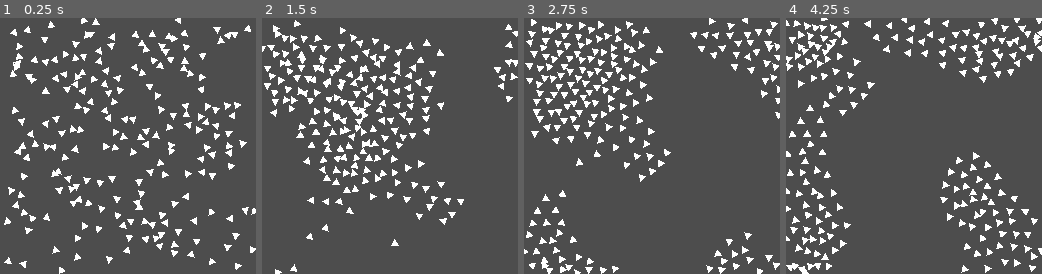
Above: before the commit, frames 1-4 (left to right).
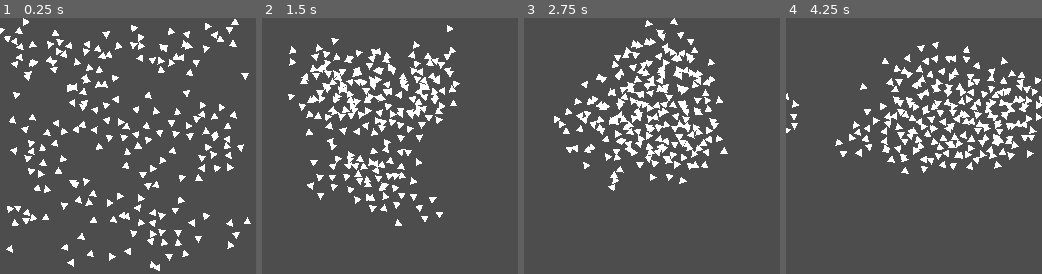
Above: after the commit, the same moments.

Repository: 5310/learning-godot-boids
Game: Godot game, scene res://root.tscn
Two runs of this game, one before a commit and one after it. Both use one fixed random seed, a clock stepped at 60 frames per second and the inputs below.
Inputs:
- Up to frame 1 (0.25 s): no input
- Up to frame 2 (1.5 s): no input
- Up to frame 3 (2.75 s): no input
- Up to frame 4 (4.25 s): no input

The runs differ from the first frame. In frame 1, 13% of the frame differs, in the area x 0-100%, y 0-100%; in frame 2, 14%; in frame 3, 15%; in frame 4, 16%.

Commit message:
Simplified

Diff:
--- a/boid.gd
+++ b/boid.gd
@@ -3,45 +3,42 @@
 
 @onready var screen_rect = get_viewport_rect()
 
-@export_range(0, 100) var speed: float = 1.0
-@export_range(0, 200) var range: int:
+var timescale = 60
+var patience: float = 1.0
+var speed: float = 1.0
+var range: int:
 	get:
 		return $CollisionShape2D.shape.radius
 	set(value):
 		$CollisionShape2D.shape.radius
-@export_range(0, 100) var radius: float = 20
-@export_range(0, 1) var separation: float = 0.01
-@export_range(0, 1) var alignment: float = 0.05
-@export_range(0, 1) var cohesion: float = 0.005
-
-var bearing: Vector2 = Vector2(0, 1)
+var radius: float = 20
+var separation: float = 0.01
+var alignment: float = 0.01
+var cohesion: float = 0.01
 
 
 func _ready() -> void:
 	range = 100
 	position = Vector2(randf() * screen_rect.size.x, randf() * screen_rect.size.y)
-	bearing = Vector2(0, 1).rotated(randf() * TAU)
-	rotation = bearing.angle()
-	pass
+	rotation = randf() * TAU
 
 
-func _physics_process(delta: float) -> void:
+func _process(delta: float) -> void:
 
 	var neighbors = get_overlapping_areas()
 	var cohesion_target = neighbors.reduce(func (sum, neighbor): return sum + neighbor.position, Vector2(0, 0))/(neighbors.size() if neighbors else 1) - position
-	var alignment_target = neighbors.reduce(func (sum, neighbor): return sum + neighbor.bearing, Vector2(0, 0)).normalized()
+	var alignment_target = Vector2.RIGHT.rotated(neighbors.reduce(func (sum, neighbor): return sum + neighbor.rotation, 0)/(neighbors.size() if neighbors else 1))
 	var separation_target = Vector2()
 	for neighbor in neighbors:
 		var distance = neighbor.position - position
 		if distance.length() < radius:
 			separation_target -= distance.normalized() * (radius - distance.length())
 
-	bearing = (bearing + alignment_target * alignment + cohesion_target * cohesion + separation_target * separation).normalized()
+	var bearing = Vector2.RIGHT.rotated(rotation)
+	bearing = (bearing + (alignment_target * alignment + cohesion_target * cohesion + separation_target * separation) * delta * timescale).normalized()
 
+	translate(bearing * speed * delta * timescale)
 	rotation = bearing.angle()
-	translate(bearing * speed)
 
 	position.x = wrapf(position.x, screen_rect.position.x, screen_rect.end.x)
 	position.y = wrapf(position.y, screen_rect.position.y, screen_rect.end.y)
-
-	pass
--- a/project.godot
+++ b/project.godot
@@ -27,6 +27,7 @@
 window/energy_saving/keep_screen_on=false
 window/stretch/scale_mode="integer"
 window/handheld/orientation=6
+window/vsync/vsync_mode=0
 
 [editor_plugins]
 
--- a/root.gd
+++ b/root.gd
@@ -5,11 +5,11 @@
 var boid_scene = preload("res://boid.tscn")
 
 @export_range(0, 100) var speed: float = 1.0
-@export_range(0, 200) var range: int = 20
+@export_range(0, 100) var range: int = 20
 @export_range(0, 100) var radius: float = 20
 @export_range(0, 1) var separation: float = 0.01
-@export_range(0, 1) var alignment: float = 0.05
-@export_range(0, 1) var cohesion: float = 0.005
+@export_range(0, 1) var alignment: float = 0.01
+@export_range(0, 1) var cohesion: float = 0.01
 
 
 func _ready() -> void:
@@ -22,8 +22,3 @@
 		boid.alignment = alignment
 		boid.cohesion = cohesion
 		add_child(boid)
-	pass
-
-
-func _process(delta: float) -> void:
-	pass
